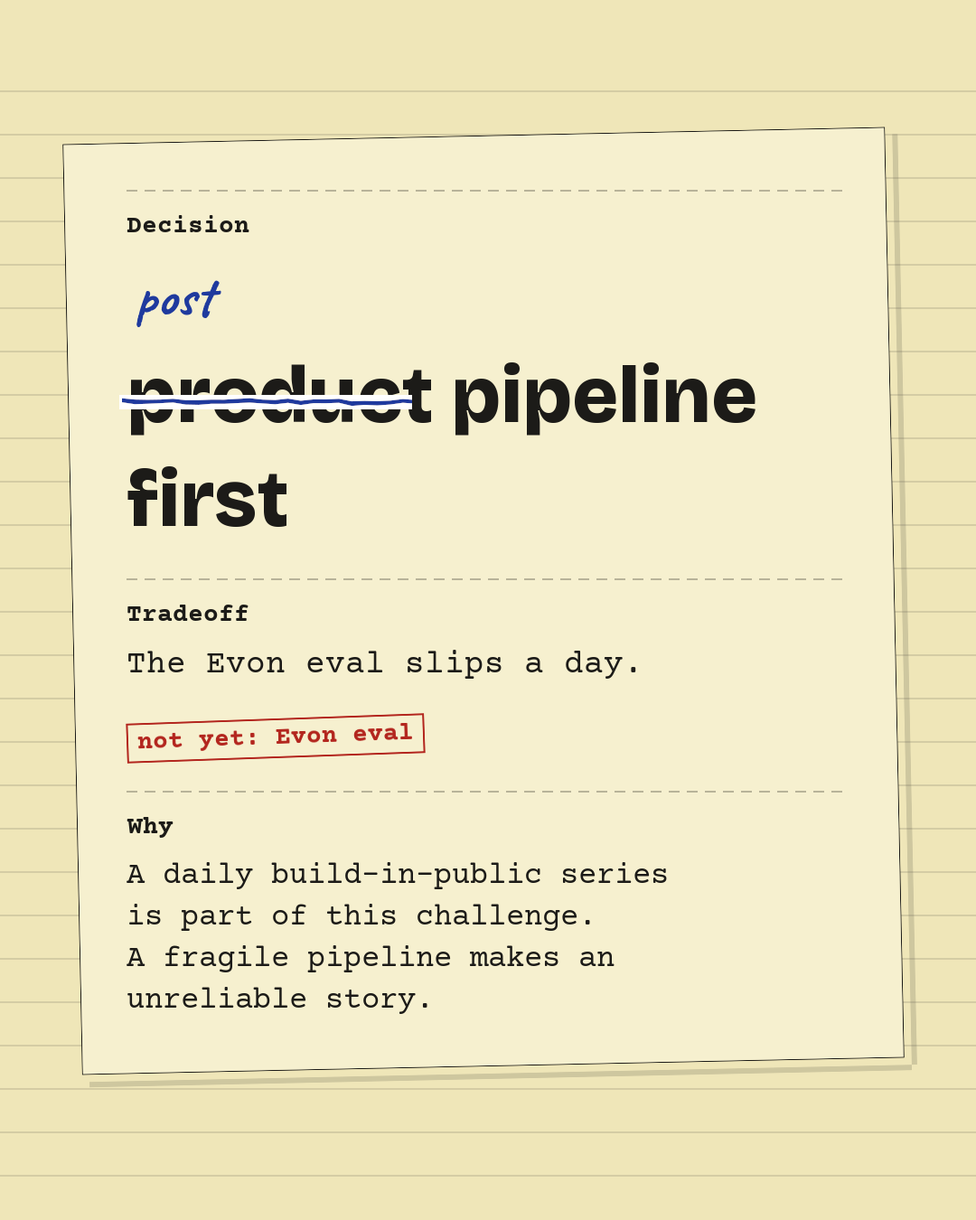
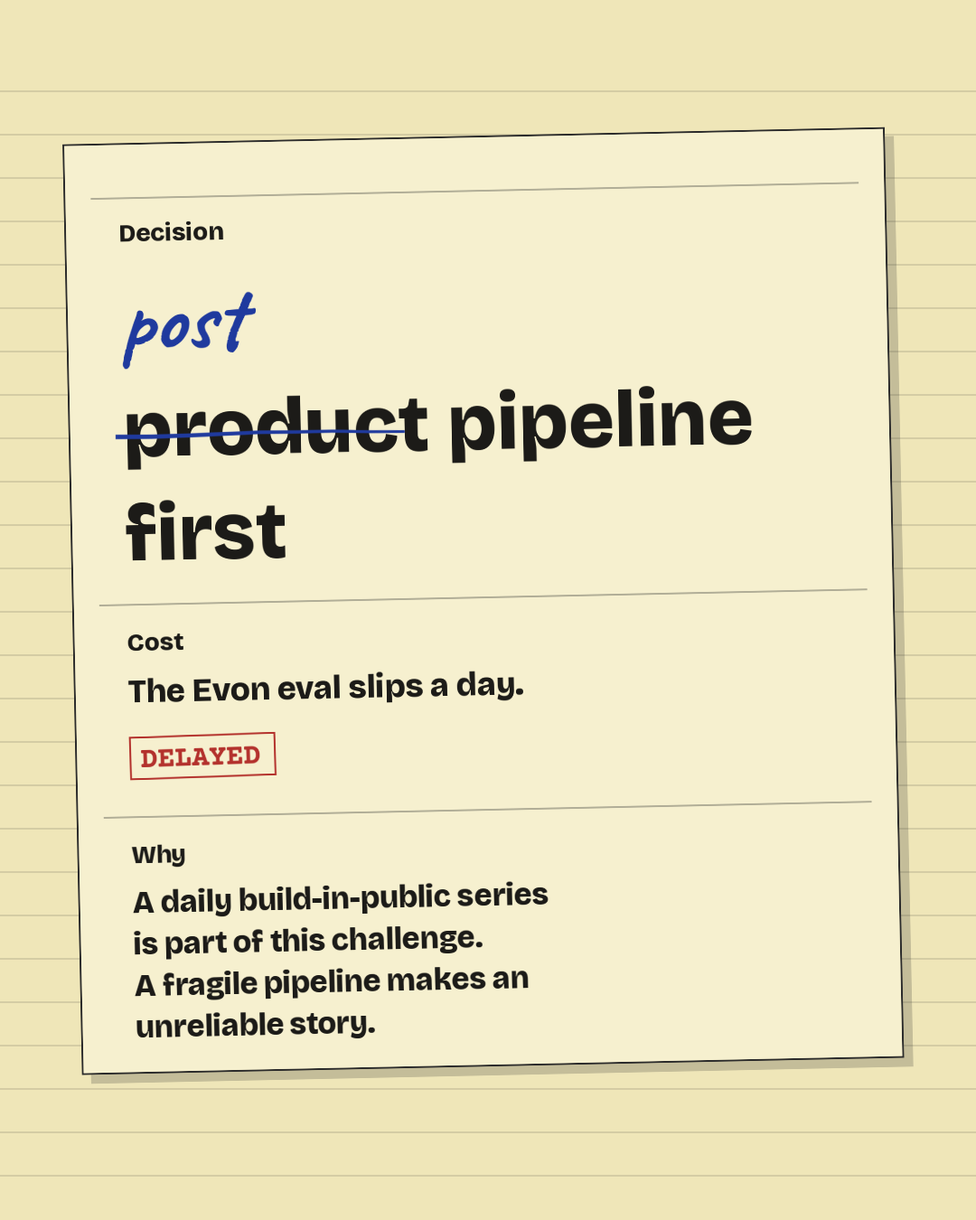
Comparing the layer stacks of the two 976×1220 images. Changes:
added layer "pen-annotations" above "unreliable story." over [114, 428, 406, 441]
painted on "unreliable story." over [127, 987, 428, 1040]
painted on "A fragile pipeline makes an" over [126, 945, 615, 1001]
painted on "is part of this challenge." over [129, 903, 591, 960]
painted on "A daily build-in-public series" over [126, 862, 668, 918]
painted on "Why" over [126, 817, 186, 868]
removed layer "not yet: Evon eval" over [136, 722, 414, 752]
added layer "DELAYED" above "The Evon eval slips a day." over [140, 745, 262, 768]
painted on "The Evon eval slips a day." over [127, 649, 637, 704]
removed layer "Tradeoff" over [127, 604, 249, 622]
added layer "Cost" above "first" over [127, 633, 184, 652]
painted on "first" over [125, 466, 287, 562]
removed layer "strikethrough" over [119, 395, 413, 410]
painted on "product pipeline" over [126, 362, 756, 471]
painted on "post" over [122, 280, 256, 370]
painted on "Decision" over [120, 215, 250, 243]
moved "stamp-box" above "separators", painted on it over [125, 713, 426, 782]
painted on "separators" over [90, 181, 873, 819]
moved "card-bg" above "card-shadow", painted on it over [62, 126, 905, 1076]
painted on "card-shadow" over [71, 133, 918, 1089]
